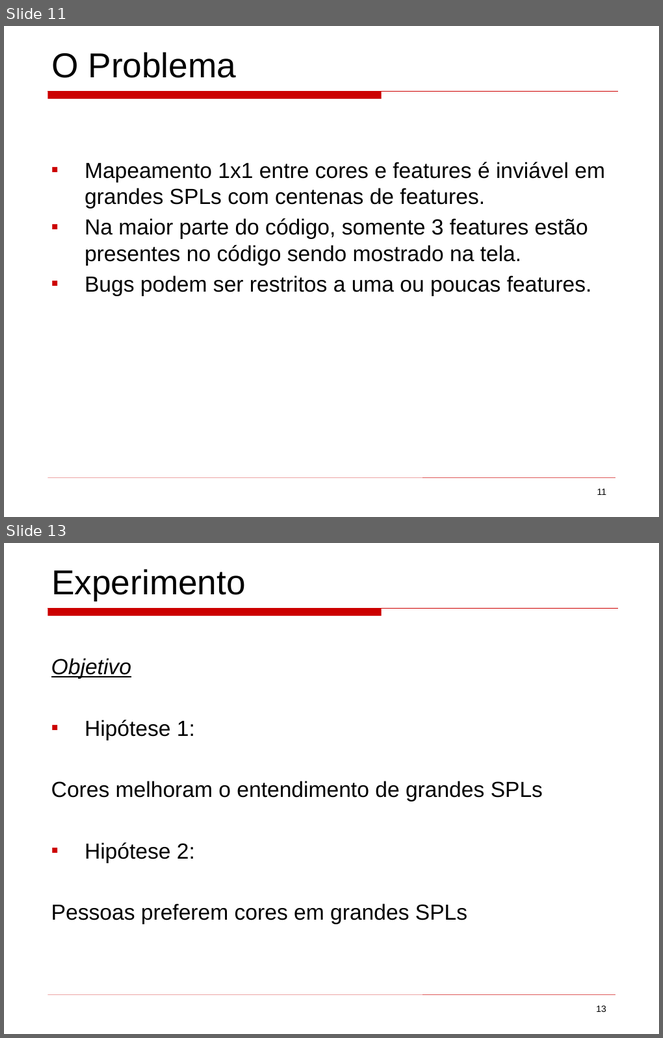
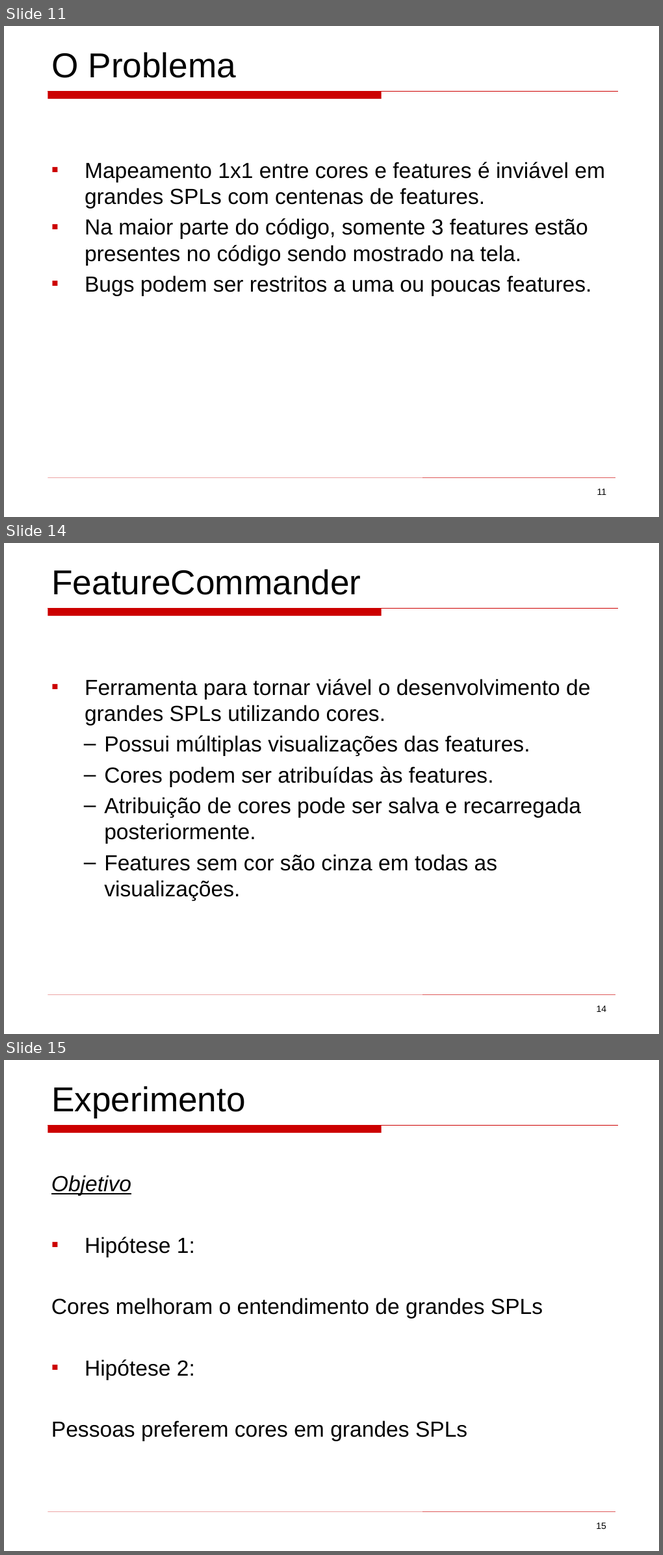
Before and after one commit to mateus51/TPs, a slide deck: ArqSoft/Seminários/background_colors_program_comprehension.ppt. Shown one above the other, each under a label of ours: slides 11 and 13 before the commit, slides 11, 14 and 15 after it; the slides between them are not shown. The pictures are 663x1038 and 663x1555 pixels, drawn with LibreOffice and Linux fonts; fonts in the diff are those of the drawing. Boxes give left, top, right and bottom in pixels: in the first picture for what was removed or moved away, otherwise in the second. Text is boxed around its words. In the diff, an @@ line names an element or a change of style, - is before the commit and + after.

```diff
--- a/ArqSoft/Seminários/background_colors_program_comprehension.ppt
+++ b/ArqSoft/Seminários/background_colors_program_comprehension.ppt
@@ slide 14 added at <box>4,543,659,1034</box>, background #FFFFFF; not listed: 2 template elements that a slide beside it also shows @@
@@ text added at <box>51,569,361,595</box>, 38 pt, text #000000 @@
+FeatureCommander
@@ text added at <box>85,679,590,901</box>, 24 pt, text #000000 @@
+▪ Ferramenta para tornar viável o desenvolvimento de grandes SPLs utilizando cores.
+  – Possui múltiplas visualizações das features.
+  – Cores podem ser atribuídas às features.
+  – Atribuição de cores pode ser salva e recarregada posteriormente.
+  – Features sem cor são cinza em todas as visualizações.
@@ page number added at <box>597,1006,607,1012</box>, 10 pt, text #000000 @@
+14
@@ what was slide 13 is now slide 15 @@
@@ page number at <box>596,1523,607,1529</box>: text changed @@
-13
+15
```
Also in this commit, not shown: 7 slides changed, 1 other slide added.
